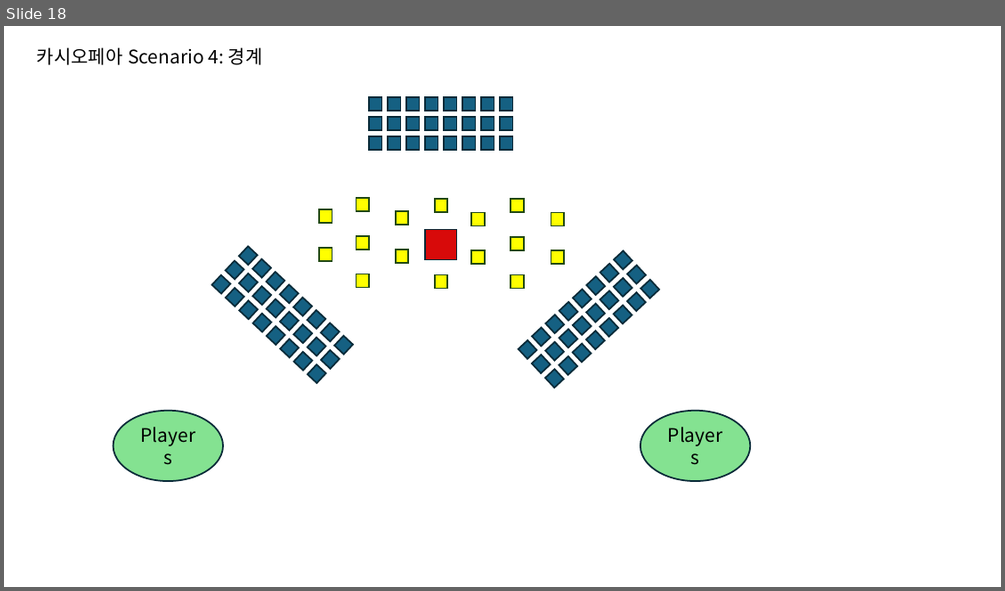
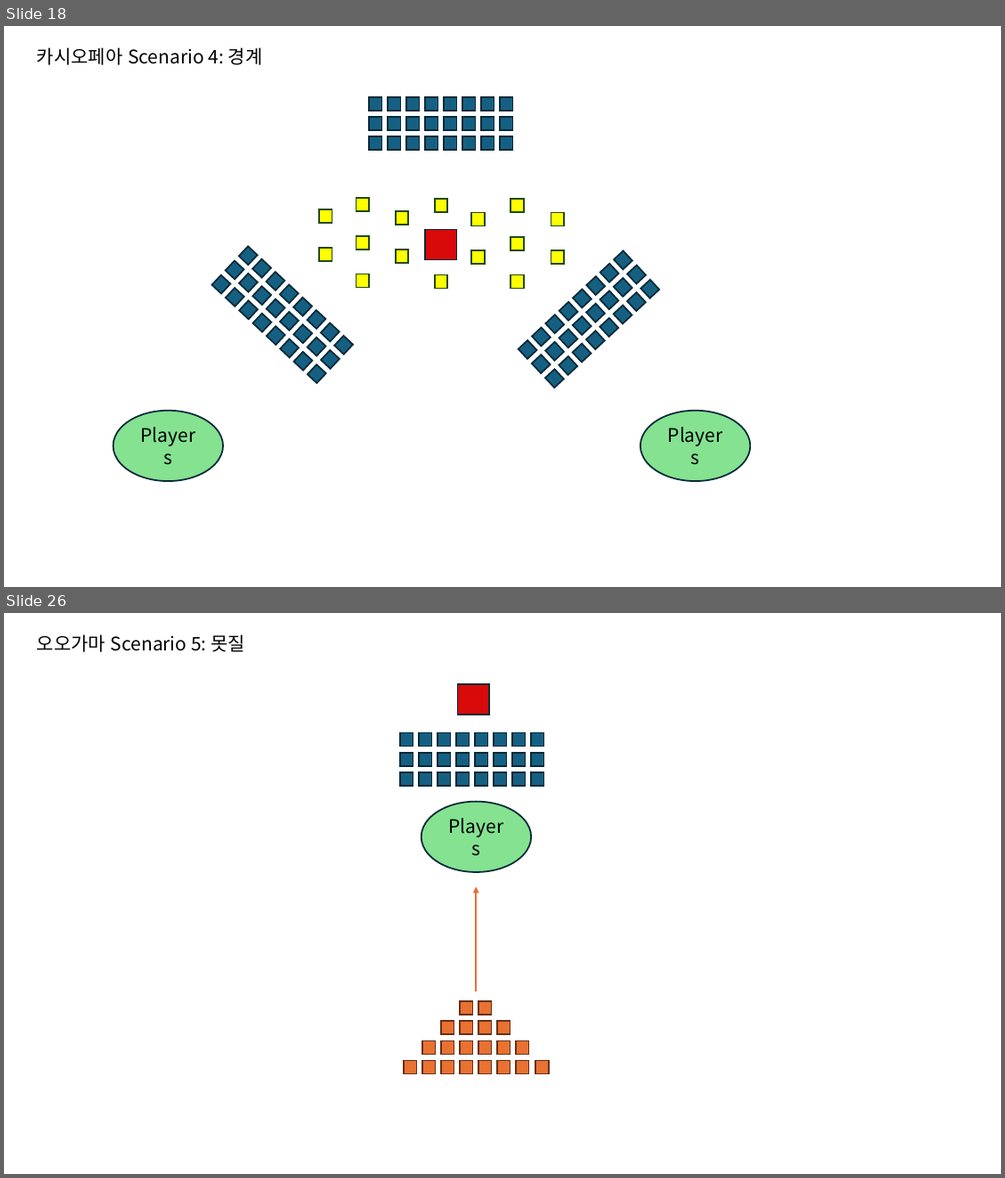
Before and after one commit to Woon-2/Project-W, a slide deck: 기획서/네임드 몬스터 부대 전술.pptx. Shown one above the other, each under a label of ours: slide 18 before the commit, slides 18 and 26 after it; the slides between them are not shown. The pictures are 1005x591 and 1005x1178 pixels, drawn with LibreOffice and Linux fonts; fonts in the diff are those of the drawing. Boxes give left, top, right and bottom in pixels: in the first picture for what was removed or moved away, otherwise in the second. Text is boxed around its words. In the diff, an @@ line names an element or a change of style, - is before the commit and + after.

```diff
--- a/기획서/네임드 몬스터 부대 전술.pptx
+++ b/기획서/네임드 몬스터 부대 전술.pptx
@@ slide 26 added at [4,613,1001,1174], background #FFFFFF @@
@@ text added at [37,634,245,652], 18 pt, text #000000 @@
+오오가마 Scenario 5: 못질
@@ rectangle added at [458,684,489,714], fill #D80A0A, outline #092A39 1.5 pt @@
@@ group added at [400,732,544,786]: 24 rectangles @@
@@ ellipse added at [421,802,531,872], fill #84E291, outline #092A39 1.5 pt, 18 pt, text #000000 @@
+Players
@@ arrow added from (476, 991) to (476, 887), #E97132 1.5 pt @@
@@ group added at [404,1001,549,1074]: 20 rectangles @@
```
Also in this commit, not shown: 8 other slides added, 10 other files.
